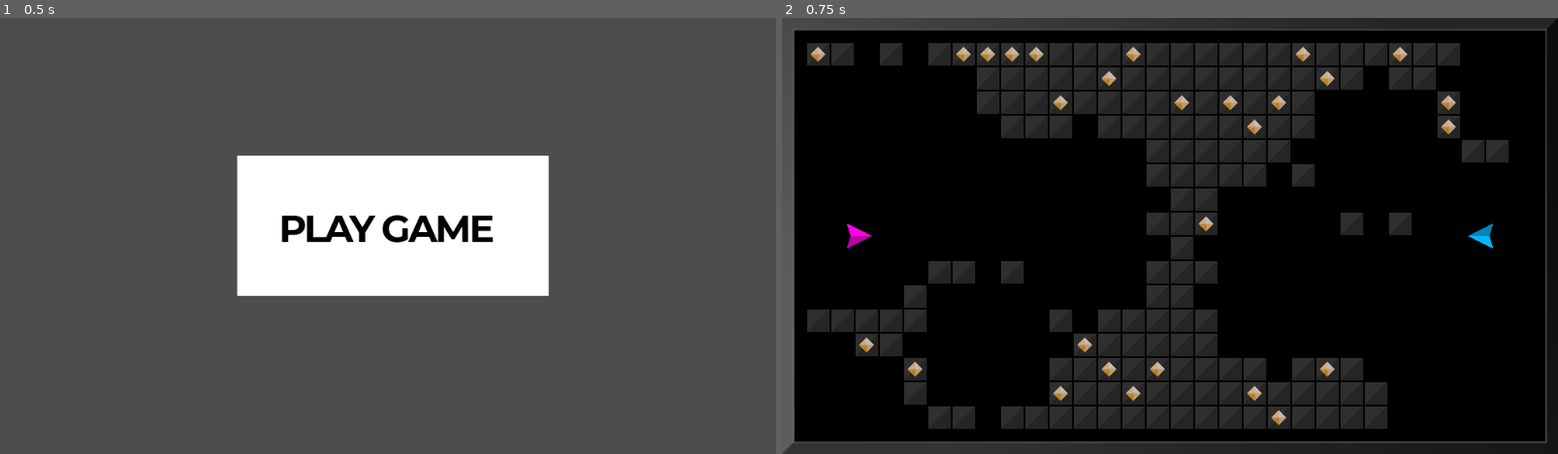
Above: before the commit, frames 1-2 (left to right).
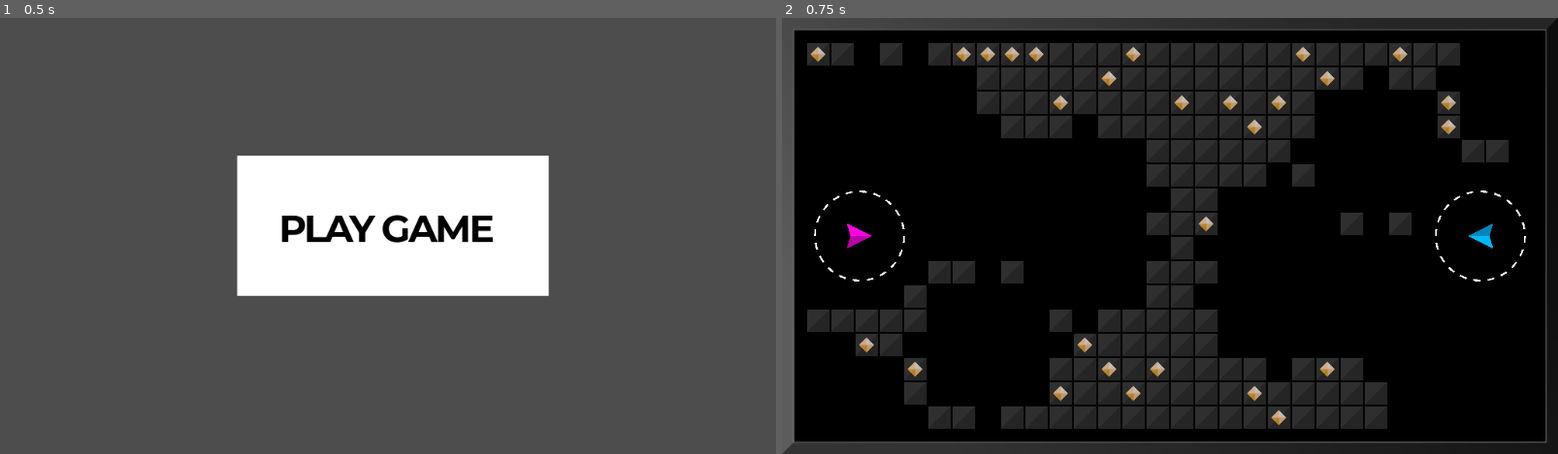
Above: after the commit, the same moments.

Repository: outrightmental/Blockbusters
Game: Godot game, scene res://scenes/main.tscn
Two runs of this game, one before a commit and one after it. Both use one fixed random seed, a clock stepped at 60 frames per second and the inputs below.
Inputs (mouse positions are in pixels of both pictures, inside the frame that each line leads up to):
- Up to frame 1 (0.5 s): no input
- Up to frame 2 (0.75 s): click (1177, 222) at 0.5 s

Frame 1 is identical in both runs. In frame 2, 0.2% of the frame differs, in the area x 4-96%, y 39-61%.

Commit message:
Player homes as dotted circles

Diff:
--- /dev/null
+++ b/models/ship/home.gd
@@ -0,0 +1,28 @@
+class_name Home
+extends Node2D
+
+
+# Player number to identify the home
+@export var player_num: int = 0
+
+
+# Called when the node enters the scene tree for the first time.
+func _ready() -> void:
+	# Set the sprite texture based on player_num
+	_set_colors()
+	pass
+
+
+# Set the colors of the ship based on player_num
+func _set_colors() -> void:
+#	if player_num in Global.PLAYER_COLORS:
+#		$CircleLight.ma = Global.color_at_saturation_ratio(Global.PLAYER_COLORS[player_num][0], saturation_ratio)
+#		$CircleDark.color = Global.color_at_saturation_ratio(Global.PLAYER_COLORS[player_num][1], saturation_ratio)
+#	else:
+#		print("No colors found for player_num: ", player_num)
+	pass
+
+
+# Called every frame. 'delta' is the elapsed time since the previous frame.
+func _process(_delta: float) -> void:
+	pass
--- /dev/null
+++ b/models/ship/home.tscn
@@ -0,0 +1,32 @@
+[gd_scene load_steps=5 format=3 uid="uid://cxjls2n6gleb4"]
+
+[ext_resource type="Script" uid="uid://c74ya11w7d28b" path="res://models/ship/home.gd" id="1_3kla8"]
+[ext_resource type="Shader" uid="uid://c8045jji6nnmx" path="res://shaders/circle_outline.gdshader" id="2_77viv"]
+
+[sub_resource type="ShaderMaterial" id="ShaderMaterial_sj5er"]
+shader = ExtResource("2_77viv")
+shader_parameter/color = Color(1, 1, 1, 1)
+shader_parameter/diameter = 1.0
+shader_parameter/thickness = 0.02
+shader_parameter/frequency = 20.0
+shader_parameter/phase = 0.0
+
+[sub_resource type="CircleShape2D" id="CircleShape2D_3kla8"]
+radius = 60.0
+
+[node name="Home" type="Node2D"]
+script = ExtResource("1_3kla8")
+player_num = null
+
+[node name="ColorRect" type="ColorRect" parent="."]
+material = SubResource("ShaderMaterial_sj5er")
+offset_left = -60.0
+offset_top = -60.0
+offset_right = 60.0
+offset_bottom = 60.0
+color = Color(1, 0, 0, 0.196078)
+
+[node name="Area2D" type="Area2D" parent="."]
+
+[node name="CollisionShape2D" type="CollisionShape2D" parent="Area2D"]
+shape = SubResource("CircleShape2D_3kla8")
--- a/models/ship/ship.gd
+++ b/models/ship/ship.gd
@@ -6,7 +6,6 @@
 const TARGET_ROTATION_FACTOR: float    = 10
 const DISABLED_MSEC: int               = 3000
 const DISABLED_SATURATION_RATIO: float = 0.38
-var screen_size: Vector2
 
 var input_mapping: Dictionary = {
 									"left": "ui_left",
@@ -49,8 +48,6 @@
 # Called when the node enters the scene tree for the first time.
 func _ready() -> void:
 	set_linear_damp(LINEAR_DAMP)
-	get_tree().root.size_changed.connect(_on_viewport_resize)
-	_on_viewport_resize()
 	# Set up input mapping for player
 	for key in input_mapping.keys():
 		var action_name: String = input_mapping_format[key] % player_num
@@ -73,13 +70,7 @@
 		$TriangleLight.color = Global.color_at_saturation_ratio(Global.PLAYER_COLORS[player_num][0], saturation_ratio)
 		$TriangleDark.color = Global.color_at_saturation_ratio(Global.PLAYER_COLORS[player_num][1], saturation_ratio)
 	else:
-		print("No texture found for player_num: ", player_num)
-
-
-# Called on viewport resize
-func _on_viewport_resize() -> void:
-	screen_size = get_viewport_rect().size
-	pass
+		print("No colors found for player_num: ", player_num)
 
 
 # Called every frame. 'delta' is the elapsed time since the previous frame.
--- a/scenes/play_game.gd
+++ b/scenes/play_game.gd
@@ -70,6 +70,11 @@
 	ship_scene.player_num = num
 	ship_scene.rotation = start_rotation
 	self.add_child(ship_scene)
+	var home_scene: Home = preload('res://models/ship/home.tscn').instantiate()
+	home_scene.position = start_position
+	home_scene.player_num = num
+	home_scene.rotation = start_rotation
+	self.add_child(home_scene)
 	return ship_scene
 
 
--- /dev/null
+++ b/shaders/circle_outline.gdshader
@@ -0,0 +1,37 @@
+shader_type canvas_item;
+uniform vec4 color : source_color = vec4(1.0);
+uniform float diameter = 1.0; // Circle Diameter
+uniform float thickness = 0.05; // Outline thickness
+uniform float frequency = 10.0; // Controls the number of dots
+uniform float phase = 0.0; // Controls the rotation of the circle
+
+void fragment() {
+  vec2 pos = UV - vec2(0.5);
+  float outer_radius = diameter / 2.0;
+  float inner_radius = outer_radius - thickness;
+  float outer_circle = step(length(pos), outer_radius);
+  float inner_circle = step(length(pos), inner_radius);
+
+
+  float angle = atan(pos.y, pos.x);
+  if (angle < 0.0) {
+    angle += 2.0 * PI;
+  }
+
+  float wave = 0.5 * sin(frequency * angle + phase) + 0.5;
+
+
+  float ring = outer_circle - inner_circle;
+  ring *= step(0.5, wave);
+
+  COLOR = vec4(color.rgb, ring * color.a);
+}
+
+void vertex() {
+	// Called for every vertex the material is visible on.
+}
+
+//void light() {
+//	// Called for every pixel for every light affecting the CanvasItem.
+//	// Uncomment to replace the default light processing function with this one.
+//}
Not shown, added: models/ship/home.gd.uid
Not shown, added: shaders/circle_outline.gdshader.uid
